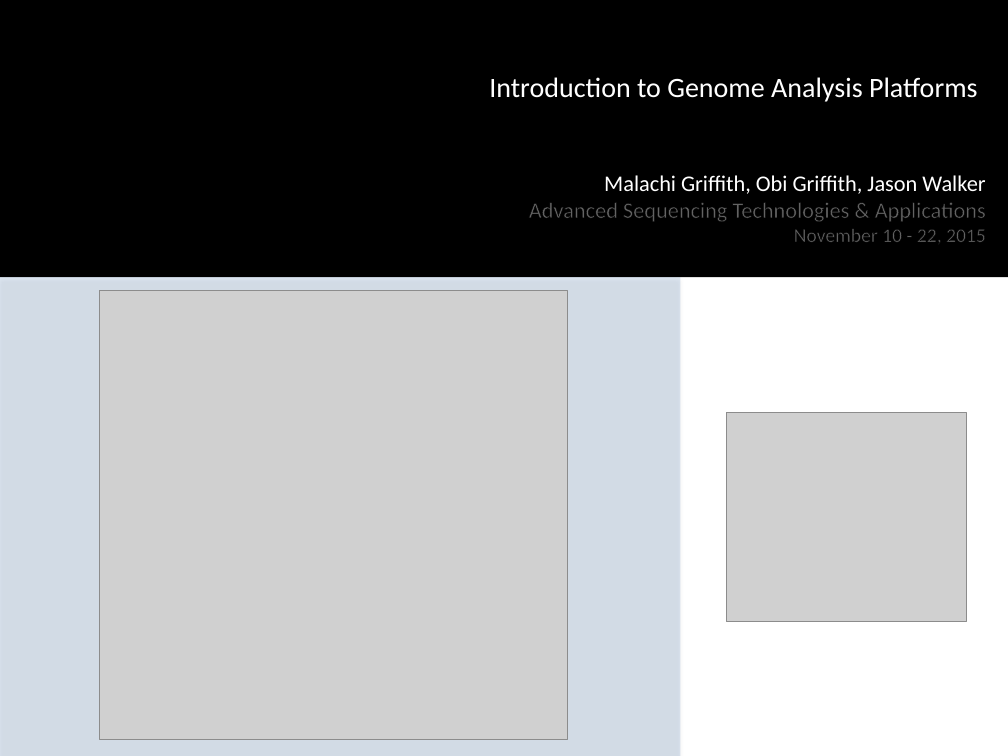
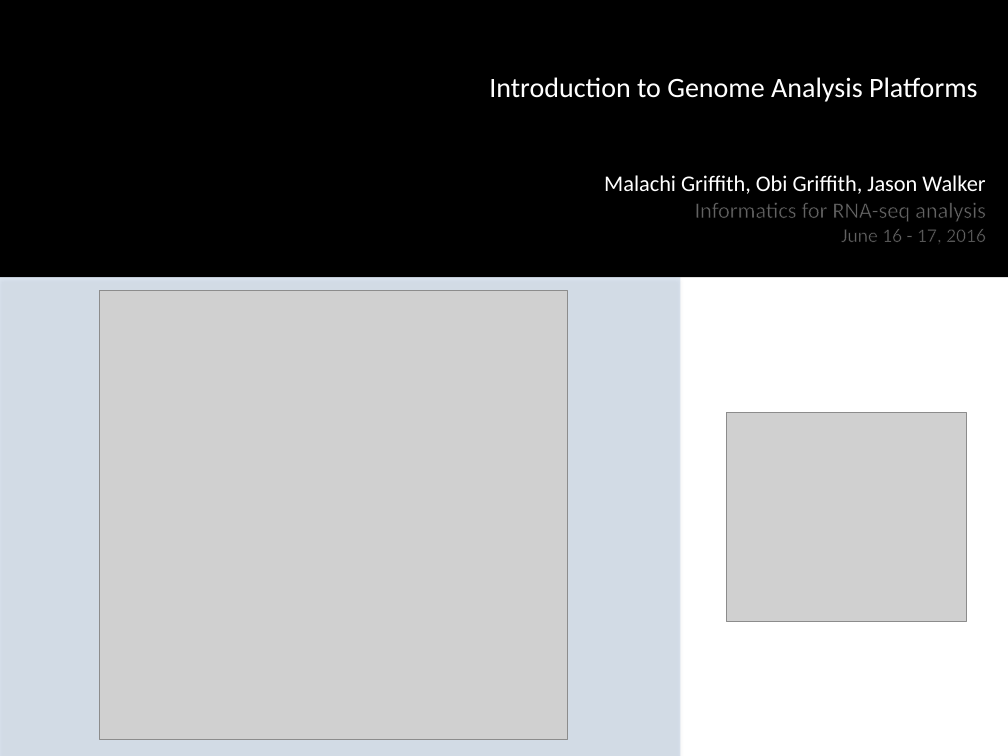
Before and after one commit to griffithlab/rnaseq_tutorial_wiki, a slide deck: slide 3 of LectureFiles/cbw/2016/GenomeAnalysisPlatforms.pptx (slide 2 before the commit). Drawn at 1008x756 pixels with LibreOffice and Linux fonts; fonts in the diff are those of the drawing; grey boxes stand for pictures; background and template pictures are left out. Boxes give left, top, right and bottom in pixels: in the first picture for what was removed or moved away, otherwise in the second. Text is boxed around its words. In the diff, an @@ line names an element or a change of style, - is before the commit and + after.

```diff
--- a/LectureFiles/cbw/2016/GenomeAnalysisPlatforms.pptx
+++ b/LectureFiles/cbw/2016/GenomeAnalysisPlatforms.pptx
@@ text at bbox=[694, 203, 986, 242]: text changed @@
-Advanced Sequencing Technologies & Applications
-November 10 - 22, 2015
+Informatics for RNA-seq analysis
+June 16 - 17, 2016
```
Also in this commit, not shown: 16 other slides changed, 3 slides added, 1 slide removed, 13 other files.
